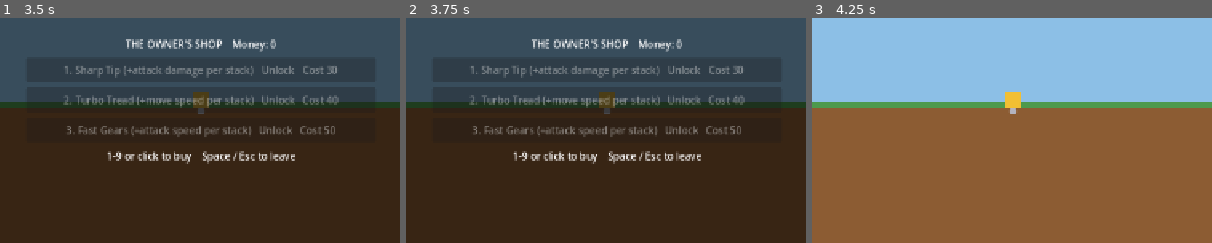
Above: before the commit, frames 1-3 (left to right).
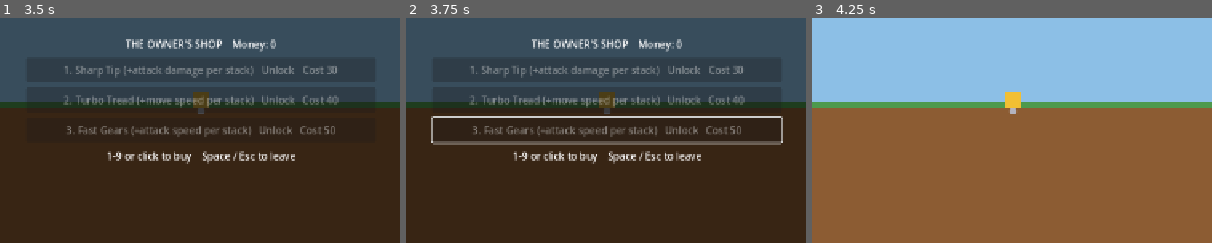
Above: after the commit, the same moments.

Repository: tygedavis/game-jam-2
Game: Godot game, scene res://scenes/surface.tscn
The game is run twice, just before and just after one commit, with the same random seed, the same clock (stepped at 60 frames per second) and the same inputs.
Inputs (mouse positions are % of the whole screen's width and height, from its top left):
- Up to frame 1 (3.5 s): tap Enter at 0.5, 2 s; move the mouse to (45, 70) at 0.52 s; hold Up (ui_up) 0.53-1.25 s; tap 1 at 0.6, 2.3 s; click (45, 70) at 0.67 s; tap Space at 0.77, 1.07, 1.25, 2.1, 2.75 s; tap 9 at 0.8 s; drag from (80, 65) to (45, 70) at 1.27 s; move the mouse to (20, 35) at 2.02 s; hold Left (ui_left) 2.03-2.75 s; drag from (55, 50) to (20, 35) at 2.77 s
- Up to frame 2 (3.75 s): tap Enter at 3.5 s; move the mouse to (35, 25) at 3.52 s; hold Down (ui_down) from 3.53 s (still down); tap 9 at 3.6 s
- Up to frame 3 (4.25 s): keep holding Down (ui_down); tap Space at 3.77, 3.8, 4.07 s; tap Escape at 4.15 s
The pictures show only the part of the screen within x 25-75%, y 32-82%; the shares and areas given below are measured in that part.

Frame 1 is identical in both runs. In frame 2, 2.4% of the frame differs, in the area x 6-95%, y 43-57%; in frame 3, nothing differs.

Commit message:
Fix dev panel pause ownership, shop backtick, build --debug, CI launch
- Panel only unpauses a pause it caused (no frozen game after return prompt or results screen)
- DevMode.run changes refresh the panel; dev actions are null-safe
- Shop swallows only the keys it uses so the panel opens over it, and refreshes when dev money toggles
- build.sh --debug gives an exported build with developer mode
- CI launches the production binary headless

Co-Authored-By: Claude Sonnet 5.5 <noreply@anthropic.com>
Claude-Session: https://claude.ai/code/session_01QSzUp8mST5iE39QbxrPrb6

Diff:
--- a/scripts/dev/dev_actions.gd
+++ b/scripts/dev/dev_actions.gd
@@ -11,7 +11,7 @@
 ## barrier without payout; both ways carve a small pocket at the landing spot. Returns false when
 ## it did nothing (already at the surface going up, or another direction).
 static func skip_layer(run: Node, direction: int) -> bool:
-	if direction != 1 and direction != -1:
+	if not is_instance_valid(run) or (direction != 1 and direction != -1):
 		return false
 	var terrain: Terrain = run.terrain
 	var drill: Drill = run.drill
@@ -33,6 +33,8 @@
 ## Gives one stack of an upgrade item, the same way picking it up from the ground does (so the
 ## run's HUD and caps stay right). Returns false at the stack cap.
 static func give_item(run: Node, def: UpgradeItemDef) -> bool:
+	if not is_instance_valid(run):
+		return false
 	var before: int = run.drill.stacks_of(def)
 	run.terrain.upgrade_collected.emit(def)
 	return run.drill.stacks_of(def) > before
@@ -40,6 +42,8 @@
 
 ## Removes every enemy (not counted as kills). Returns how many.
 static func kill_enemies(run: Node) -> int:
+	if not is_instance_valid(run):
+		return 0
 	var enemies := run.get_tree().get_nodes_in_group("enemies")
 	for e in enemies:
 		e.queue_free()
--- a/scripts/dev/dev_panel.gd
+++ b/scripts/dev/dev_panel.gd
@@ -8,7 +8,9 @@
 var controls := {}
 
 var _open := false
-var _was_paused := false
+## True if opening the panel is what paused the game. Closing then unpauses it; if something else
+## (the return prompt, the results screen) had paused it, that thing owns the unpausing.
+var _paused_by_us := false
 var _window: Control
 
 
@@ -28,15 +30,16 @@
 	return _open
 
 
-## Shows or hides the panel. Opening pauses the game; closing puts the pause back how it was.
+## Shows or hides the panel. Opening pauses the game (if it is not paused already); closing
+## unpauses it only if the panel was what paused it.
 func set_open(open: bool) -> void:
 	if open == _open and _window != null and _window.visible == open:
 		return
 	if open and not _open:
-		_was_paused = get_tree().paused
+		_paused_by_us = not get_tree().paused
 		get_tree().paused = true
 	elif not open and _open:
-		get_tree().paused = _was_paused
+		_release_pause()
 	_open = open
 	_window.visible = open
 	if open:
@@ -44,9 +47,15 @@
 	_refresh()
 
 
+func _release_pause() -> void:
+	if _paused_by_us and get_tree() != null:
+		get_tree().paused = false
+	_paused_by_us = false
+
+
 func _exit_tree() -> void:
-	if _open and get_tree() != null:
-		get_tree().paused = _was_paused
+	if _open:
+		_release_pause()
 		_open = false
 
 
--- a/scripts/dev_mode.gd
+++ b/scripts/dev_mode.gd
@@ -17,7 +17,10 @@
 ## Set through set_infinite_money(), which also starts or ends the save sandbox.
 var infinite_money := false
 ## The active run (Main) while one is open, else null. Main sets and clears it.
-var run: Node = null
+var run: Node = null:
+	set(value):
+		run = value
+		changed.emit()
 
 
 func _ready() -> void:
--- a/scripts/shop_menu.gd
+++ b/scripts/shop_menu.gd
@@ -12,6 +12,13 @@
 func _ready() -> void:
 	layer = 10
 	visible = false
+	# The dev mode money toggle changes the wallet under an open shop (looked up by path, as the
+	# shop must not depend on dev code).
+	var dev := get_node_or_null("/root/DevMode")
+	if dev != null:
+		dev.changed.connect(func() -> void:
+			if visible:
+				_refresh())
 	var dim := ColorRect.new()
 	dim.color = Color(0, 0, 0, 0.6)
 	dim.set_anchors_preset(Control.PRESET_FULL_RECT)
@@ -101,9 +108,11 @@
 func _input(event: InputEvent) -> void:
 	if not visible or not (event is InputEventKey) or not event.pressed or event.echo:
 		return
-	get_viewport().set_input_as_handled()
 	var key: int = event.physical_keycode
+	# Only swallow the keys the shop uses, so other handlers (the dev panel) still see the rest.
 	if key == KEY_ESCAPE or key == KEY_SPACE:
+		get_viewport().set_input_as_handled()
 		close()
 	elif key >= KEY_1 and key <= KEY_9:
+		get_viewport().set_input_as_handled()
 		_buy(key - KEY_1)
--- a/tests/dev_panel_test.gd
+++ b/tests/dev_panel_test.gd
@@ -38,6 +38,10 @@
 	test_run_only_controls_without_a_run()
 	await test_run_controls_with_a_run()
 	test_freed_while_open_unpauses()
+	test_does_not_repause_after_the_other_pauser_let_go()
+	await test_controls_disable_when_the_run_ends()
+	await test_backtick_works_with_the_shop_open()
+	await test_shop_money_refreshes_when_infinite_money_toggles()
 	quit(1 if _failed else 0)
 
 
@@ -124,3 +128,66 @@
 	_check("cleanup: second panel paused the tree", paused)
 	extra.free()
 	_check("cleanup: freeing an open panel unpauses the tree", not paused)
+
+
+## Something else (the return prompt, the results screen) paused the game; the panel opens on top of
+## it; that other thing unpauses (Esc on the prompt, Space or Return on the results screen); closing
+## the panel must not pause the game again.
+func test_does_not_repause_after_the_other_pauser_let_go() -> void:
+	paused = true
+	_panel.set_open(true)
+	paused = false
+	_panel.set_open(false)
+	_check("pause: closing the panel does not re-pause after the other pauser let go", not paused)
+	var extra: Node = load(PANEL).new()
+	root.add_child(extra)
+	paused = true
+	extra.set_open(true)
+	paused = false
+	extra.free()
+	_check("pause: freeing an open panel does not re-pause either", not paused)
+	paused = false
+
+
+## The run ends (scene change) while the panel is open: Skip/Kill/Give must switch off.
+func test_controls_disable_when_the_run_ends() -> void:
+	var main: Node = load("res://scenes/main.tscn").instantiate()
+	root.add_child(main)
+	await process_frame
+	_panel.set_open(true)
+	_check("run ends: controls enabled while the run exists", not _panel.controls["skip_down"].disabled)
+	main.free()
+	_check("run ends: controls disabled the moment the run goes away",
+		_panel.controls["skip_down"].disabled and _panel.controls["give"].disabled
+		and _panel.controls["kill"].disabled)
+	_panel.set_open(false)
+	paused = false
+
+
+## (Loaded by path: naming ShopMenu would compile this test before the autoloads exist.)
+func _shop() -> Node:
+	var shop: Node = load("res://scripts/shop_menu.gd").new()
+	root.add_child(shop)
+	shop.open(load("res://data/item_catalog.tres"))
+	return shop
+
+
+## The shop swallows key presses, but the panel (infinite money is used in the shop) must still open.
+func test_backtick_works_with_the_shop_open() -> void:
+	var shop := _shop()
+	root.push_input(_key(KEY_QUOTELEFT))
+	_check("shop: backtick still opens the panel while the shop is open", _panel.is_open())
+	_panel.set_open(false)
+	root.push_input(_key(KEY_ESCAPE))
+	_check("shop: Esc still closes the shop", not shop.visible)
+	shop.free()
+	paused = false
+
+
+func test_shop_money_refreshes_when_infinite_money_toggles() -> void:
+	var shop := _shop()
+	_panel.controls["infinite_money"].button_pressed = true
+	_check("shop: open shop shows the sandbox wallet", shop._title.text.contains(str(root.get_node("Save").SANDBOX_MONEY)))
+	_panel.controls["infinite_money"].button_pressed = false
+	_check("shop: and the real wallet again afterwards", not shop._title.text.contains(str(root.get_node("Save").SANDBOX_MONEY)))
+	shop.free()
Not shown, changed: tests/production_build_check.sh
Not shown, changed: tools/build.sh
